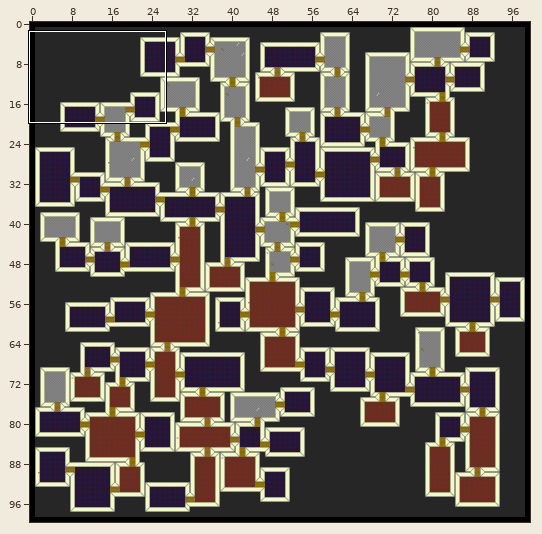
Level history. Tiled map: desktop/Maps/test.tmx. Above, an overview of the earlier version with the close-up marked.
Close-up. As it was:
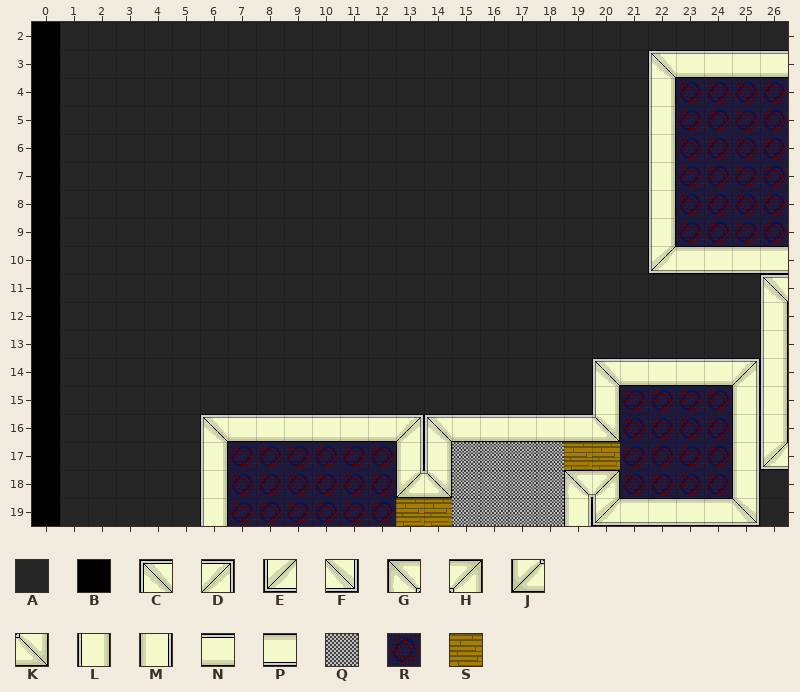
Cells are 32x32 px. Shown: x 0..26, y 2..19. The commit also changed other parts of the map, which this record leaves out.
Key: from "Office01": A 0, B 1, C 2, D 3, E 4, F 5, G 6, H 7, J 8, K 9, L 10, M 20, N 30, P 40, Q 50, R 60, S 99.
_ is an empty cell.
Layer "tileLayer" before, first column x 0:
 2 BAAAAAAAAAAAAAAAAAAAAAAAAAA
 3 BAAAAAAAAAAAAAAAAAAAAACNNNN
 4 BAAAAAAAAAAAAAAAAAAAAALRRRR
 5 BAAAAAAAAAAAAAAAAAAAAALRRRR
 6 BAAAAAAAAAAAAAAAAAAAAALRRRR
 7 BAAAAAAAAAAAAAAAAAAAAALRRRR
 8 BAAAAAAAAAAAAAAAAAAAAALRRRR
 9 BAAAAAAAAAAAAAAAAAAAAALRRRR
10 BAAAAAAAAAAAAAAAAAAAAAEPPPP
11 BAAAAAAAAAAAAAAAAAAAAAAAAAC
12 BAAAAAAAAAAAAAAAAAAAAAAAAAL
13 BAAAAAAAAAAAAAAAAAAAAAAAAAL
14 BAAAAAAAAAAAAAAAAAAACNNNNDL
15 BAAAAAAAAAAAAAAAAAAALRRRRML
16 BAAAAACNNNNNNDCNNNNNKRRRRML
17 BAAAAALRRRRRRMLQQQQSSRRRRME
18 BAAAAALRRRRRRJKQQQQGHRRRRMA
19 BAAAAALRRRRRRSSQQQQMEPPPPFA
After the commit:
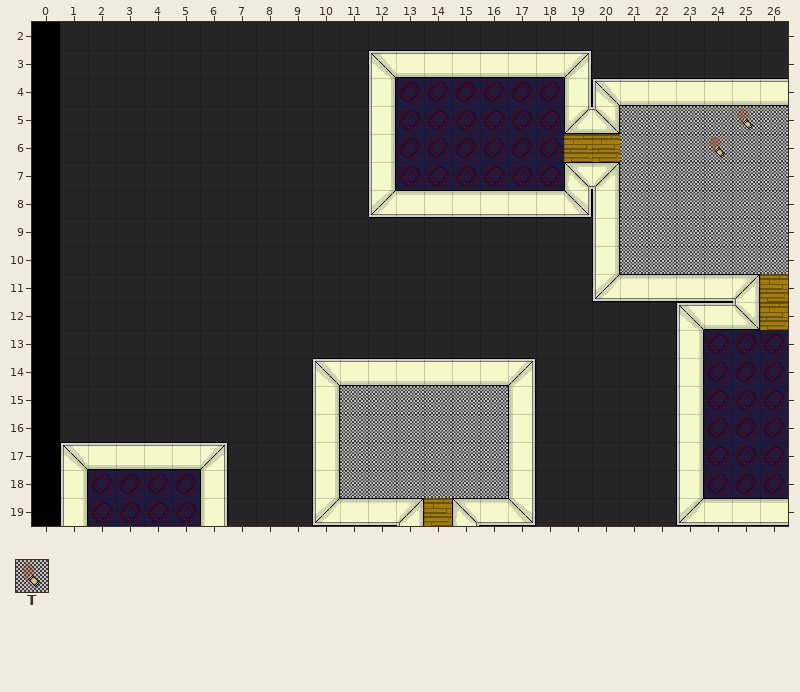
Further tiles: from "Office01": T 52.
Changes in this commit:
Changed rows in their new state; . is an unchanged cell.
Layer "tileLayer":
first column x 1:
 3 ...........CNNNNNND..AAAAA
 4 ...........LRRRRRRMCNNNNNN
 5 ...........LRRRRRRJKQQQQTQ
 6 ...........LRRRRRRSSQQQTQQ
 7 ...........LRRRRRRGHQQQQQQ
 8 ...........EPPPPPPFLQQQQQQ
 9 ...................LQQQQQQ
10 ...................LQQQQQQ
11 ...................EPPPPHS
12 ......................CNKS
13 ......................LRRR
14 .........CNNNNNND..AAALRRR
15 .........LQQQQQQM..AAAL.RR
16 .....AAAALQQQQQQMAAAAAL.RR
17 CNNNNDAAALQQQQ..MAAAAAL.RR
18 LRRRRMAAALQQQQ..MAAAAAL.RR
19 LRRRRMAAAEPPH.GPFAAAAAE.PP
Where, in picture pixels (left, top, right, bottom), the same in both close-ups:
changed: (60, 50, 788, 526)
